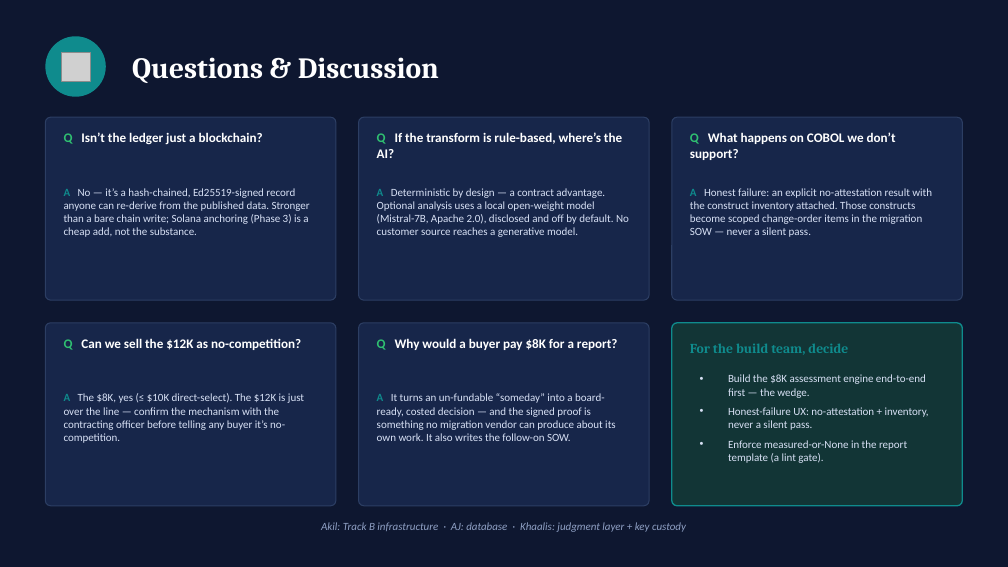
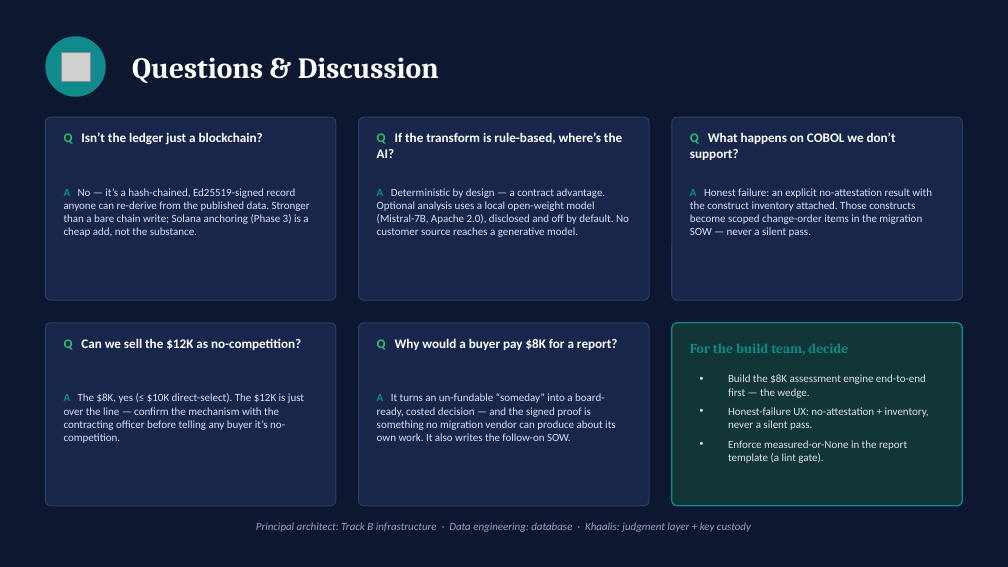
Before and after one commit to khaaliswooden-max/vblx, a slide deck: slide 7 of branded_docs/source/Relian_Substrate_Briefing.pptx. Drawn at 1008x567 pixels with LibreOffice and Linux fonts; fonts in the diff are those of the drawing; grey boxes stand for pictures. Boxes give left, top, right and bottom in pixels: in the first picture for what was removed or moved away, otherwise in the second. Text is boxed around its words. In the diff, an @@ line names an element or a change of style, - is before the commit and + after.

```diff
--- a/branded_docs/source/Relian_Substrate_Briefing.pptx
+++ b/branded_docs/source/Relian_Substrate_Briefing.pptx
@@ text at (256,522,751,532): text changed @@
-Akil: Track B infrastructure · AJ: database · Khaalis: judgment layer + key custody
+Principal architect: Track B infrastructure · Data engineering: database · Khaalis: judgment layer + key custody
```
Also in this commit, not shown: 1 other slide changed, 5 other files.
